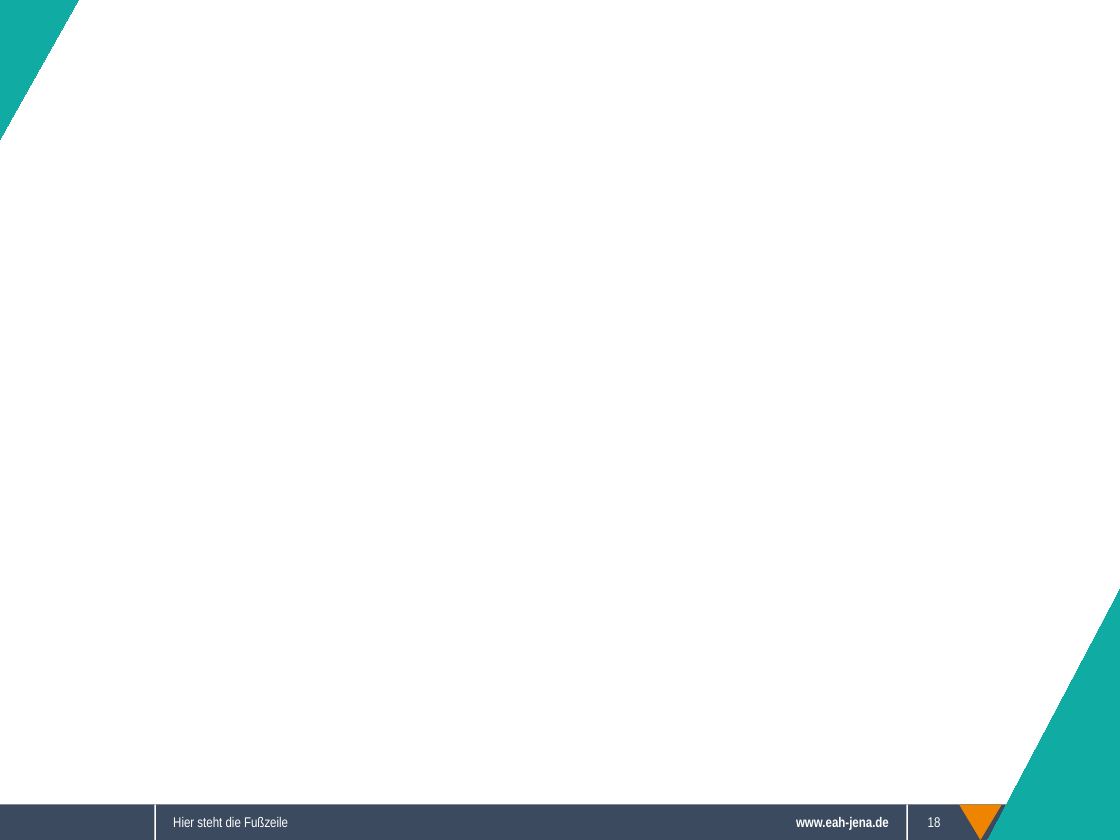
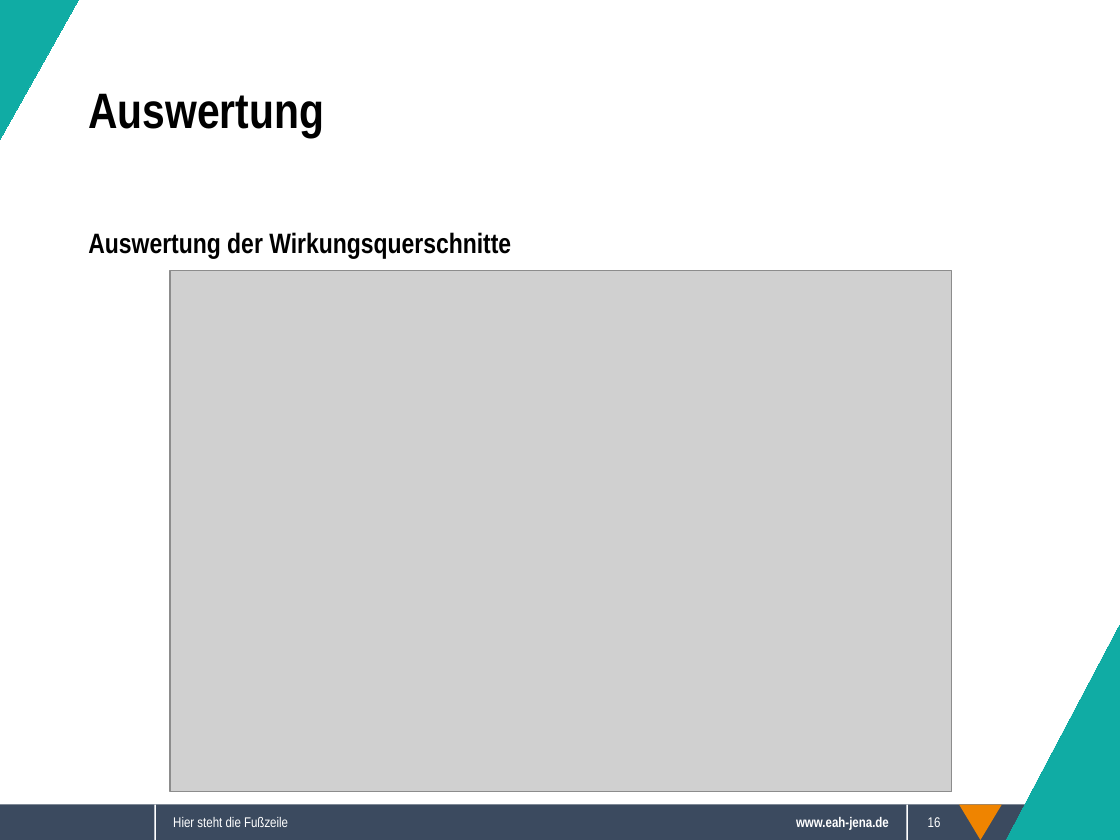
Before and after one commit to Sappy5053/Komplexpraktikum, a slide deck: slide 16 of Präsentation.odp (slide 18 before the commit). Drawn at 1120x840 pixels with LibreOffice and Linux fonts; fonts in the diff are those of the drawing; grey boxes stand for pictures; background and template pictures are left out. Boxes give left, top, right and bottom in pixels: in the first picture for what was removed or moved away, otherwise in the second. Text is boxed around its words. In the diff, an @@ line names an element or a change of style, - is before the commit and + after.

```diff
--- a/Präsentation.odp
+++ b/Präsentation.odp
@@ text added at box(88, 93, 324, 138), 32 pt, text #000000, bold @@
+Auswertung
@@ text added at box(88, 232, 511, 258), 18 pt, text #000000, bold @@
+Auswertung der Wirkungsquerschnitte
@@ picture added at box(170, 271, 952, 792) @@
@@ right triangle: place and size @@
-right triangle at box(988, 590, 1120, 840)
+right triangle at box(988, 625, 1120, 840)
```
Also in this commit, not shown: 3 other slides changed, 2 slides added, 2 slides removed.
